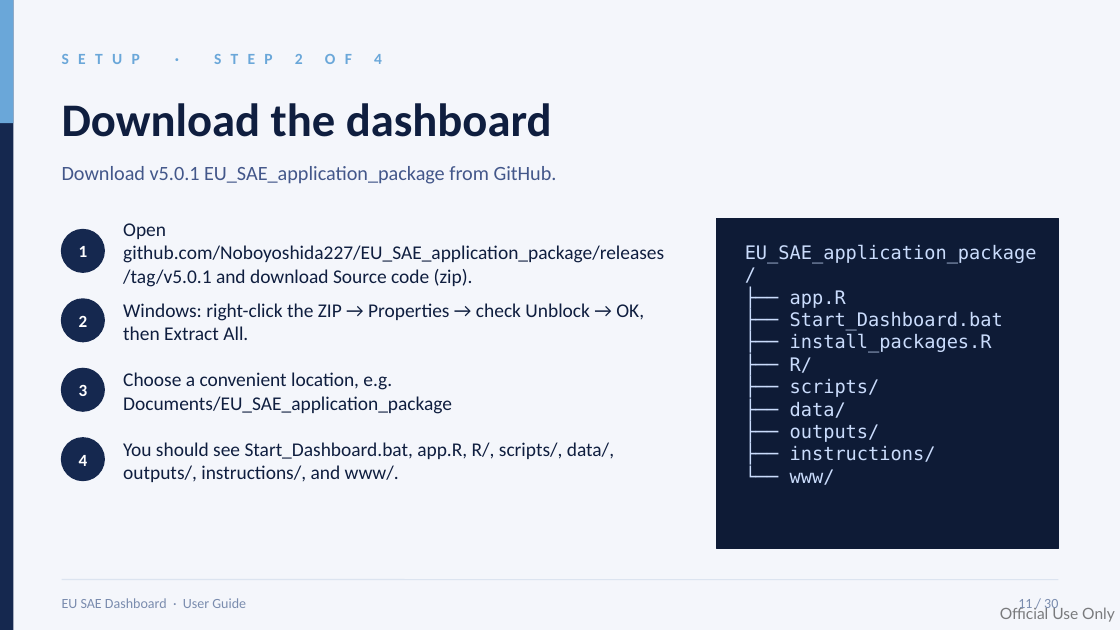
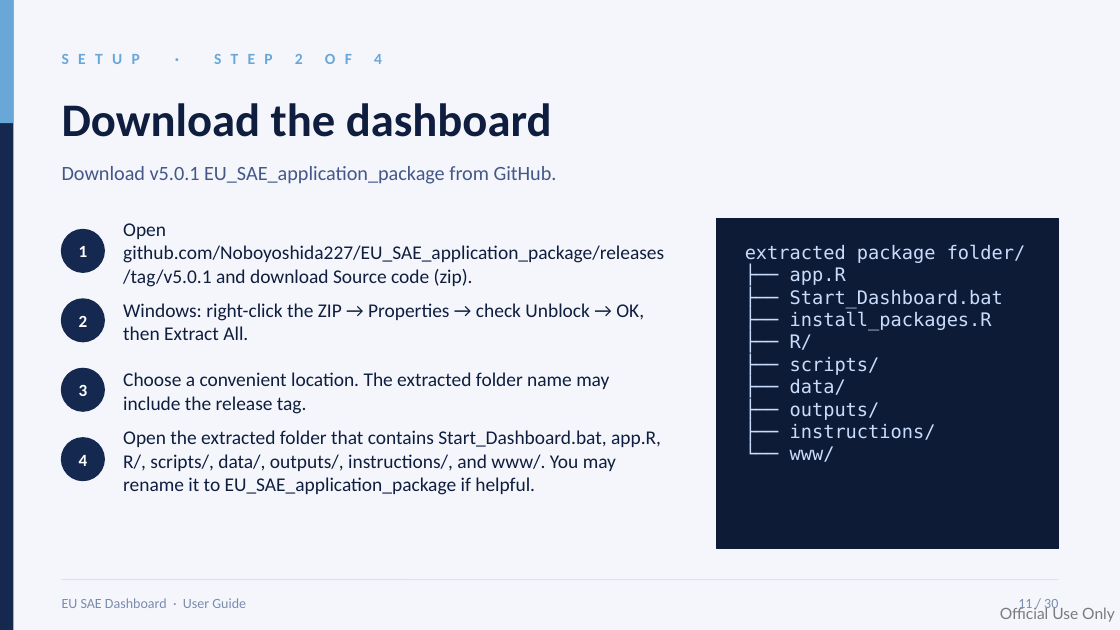
Before and after one commit to Noboyoshida227/EU_SAE_application_package, a slide deck: slide 11 of instructions/EU_SAE_User_Guide_Dashboard_v5_0_1.pptx. Drawn at 1120x630 pixels with LibreOffice and Linux fonts; fonts in the diff are those of the drawing. Boxes give left, top, right and bottom in pixels: in the first picture for what was removed or moved away, otherwise in the second. Text is boxed around its words. In the diff, an @@ line names an element or a change of style, - is before the commit and + after.

Commit message:
Update EU_SAE PDF metadata and replace PPTX
Regenerated the EU_SAE_Download_Instructions_v5_0_1.pdf: updated CreationDate/ModDate timestamps, adjusted stream length and content, updated xref/ID and startxref entries. Also replaced the binary EU_SAE_User_Guide_Dashboard_v5_0_1.pptx with a new version.

```diff
--- a/instructions/EU_SAE_User_Guide_Dashboard_v5_0_1.pptx
+++ b/instructions/EU_SAE_User_Guide_Dashboard_v5_0_1.pptx
@@ text at [745,244,1026,264]: text changed @@
-EU_SAE_application_package/
+extracted package folder/
@@ text at [123,372,609,414]: text changed @@
-Choose a convenient location, e.g. Documents/EU_SAE_application_package
+Choose a convenient location. The extracted folder name may include the release tag.
@@ text at [123,430,661,495]: text changed @@
-You should see Start_Dashboard.bat, app.R, R/, scripts/, data/, outputs/, instructions/, and www/.
+Open the extracted folder that contains Start_Dashboard.bat, app.R, R/, scripts/, data/, outputs/, instructions/, and www/. You may rename it to EU_SAE_application_package if helpful.
```
Also in this commit, not shown: 1 other slide changed, 1 other file.
